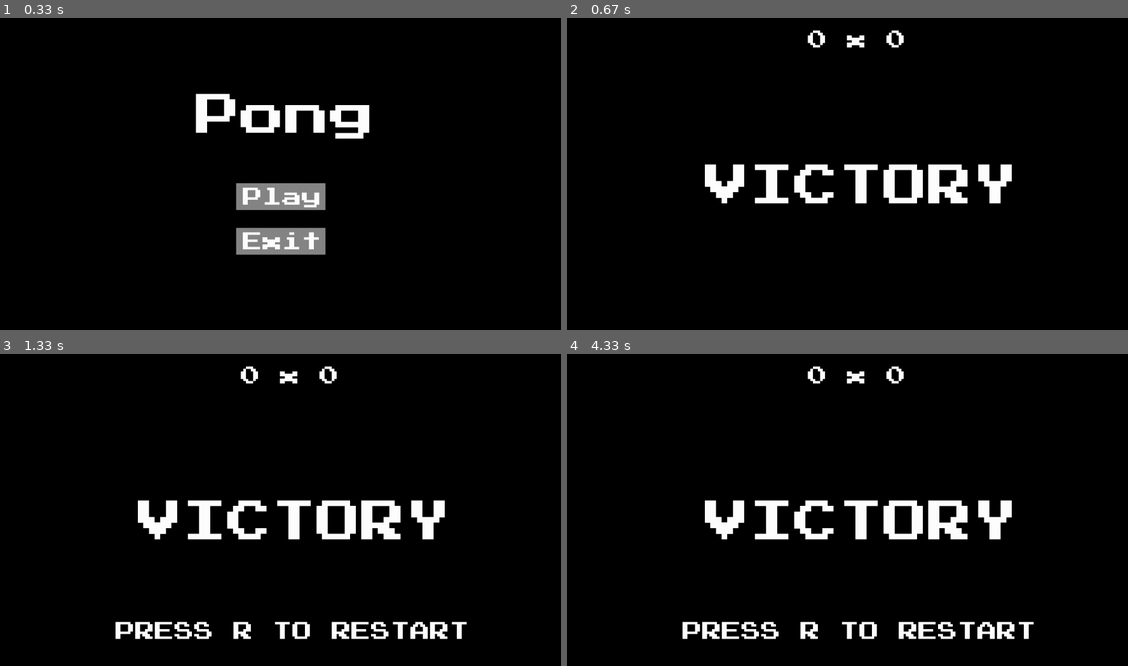
Above: before the commit, frames 1-4 (two rows, left to right).
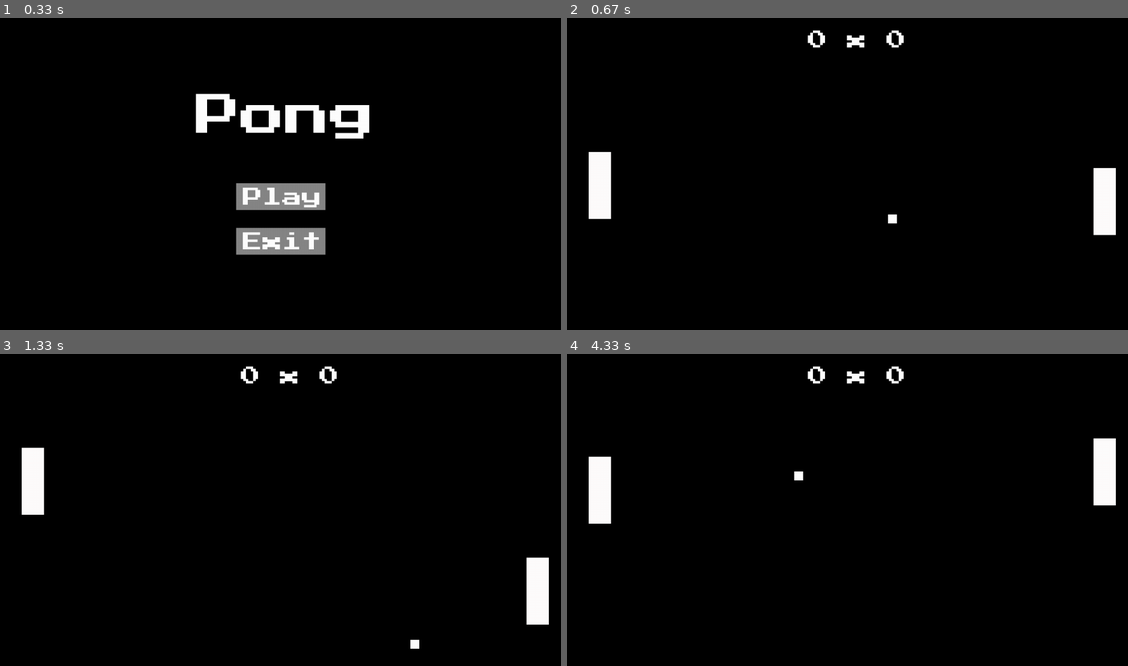
Above: after the commit, the same moments.

Repository: angelo-filho/activity-4-5
Game: pygame game, started from pong2/mypongpygame.py
Two runs of this game, one before a commit and one after it. Both use one fixed random seed, a clock stepped at 60 frames per second and the inputs below.
Inputs (mouse positions are in pixels of both pictures, inside the frame that each line leads up to):
- Up to frame 1 (0.33 s): no input
- Up to frame 2 (0.67 s): click (830, 192) at 0.38 s
- Up to frame 3 (1.33 s): hold Up 0.67-1.13 s; move the mouse to (286, 534) at 0.7 s; hold Down from 1.17 s (still down)
- Up to frame 4 (4.33 s): release Down at 1.47 s; hold Up 1.5-1.87 s; hold Down 1.9-2.27 s; hold Up 2.3-2.6 s; hold Down 2.63-2.93 s; hold Up 2.97-3.33 s; hold Down 3.37-3.73 s; hold Up 3.77-4.07 s; hold Down from 4.1 s (still down)

Frame 1 is identical in both runs. In frame 2, 5.2% of the frame differs, in the area x 3-98%, y 42-70%; in frame 3, 6.8%; in frame 4, 6.9%, in the area x 3-98%, y 26-92%.

Commit message:
Remove unnecessary values

Diff:
--- a/pong2/mypongpygame.py
+++ b/pong2/mypongpygame.py
@@ -189,7 +189,7 @@
 ball = Ball("assets/ball.png", 640, 360)
 
 # score
-score_1 = 2
+score_1 = 0
 score_2 = 0
 
 # game loop
